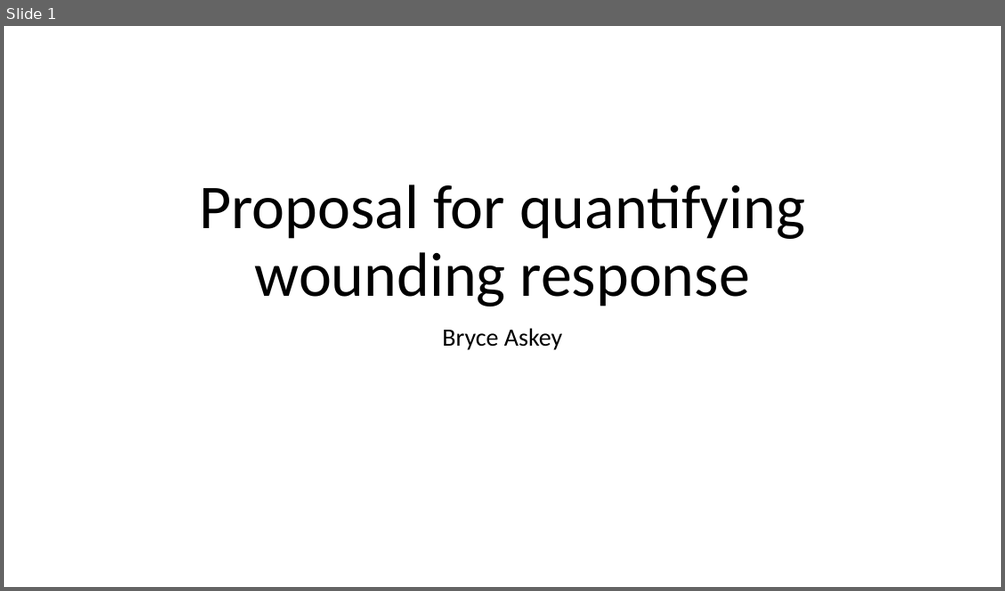
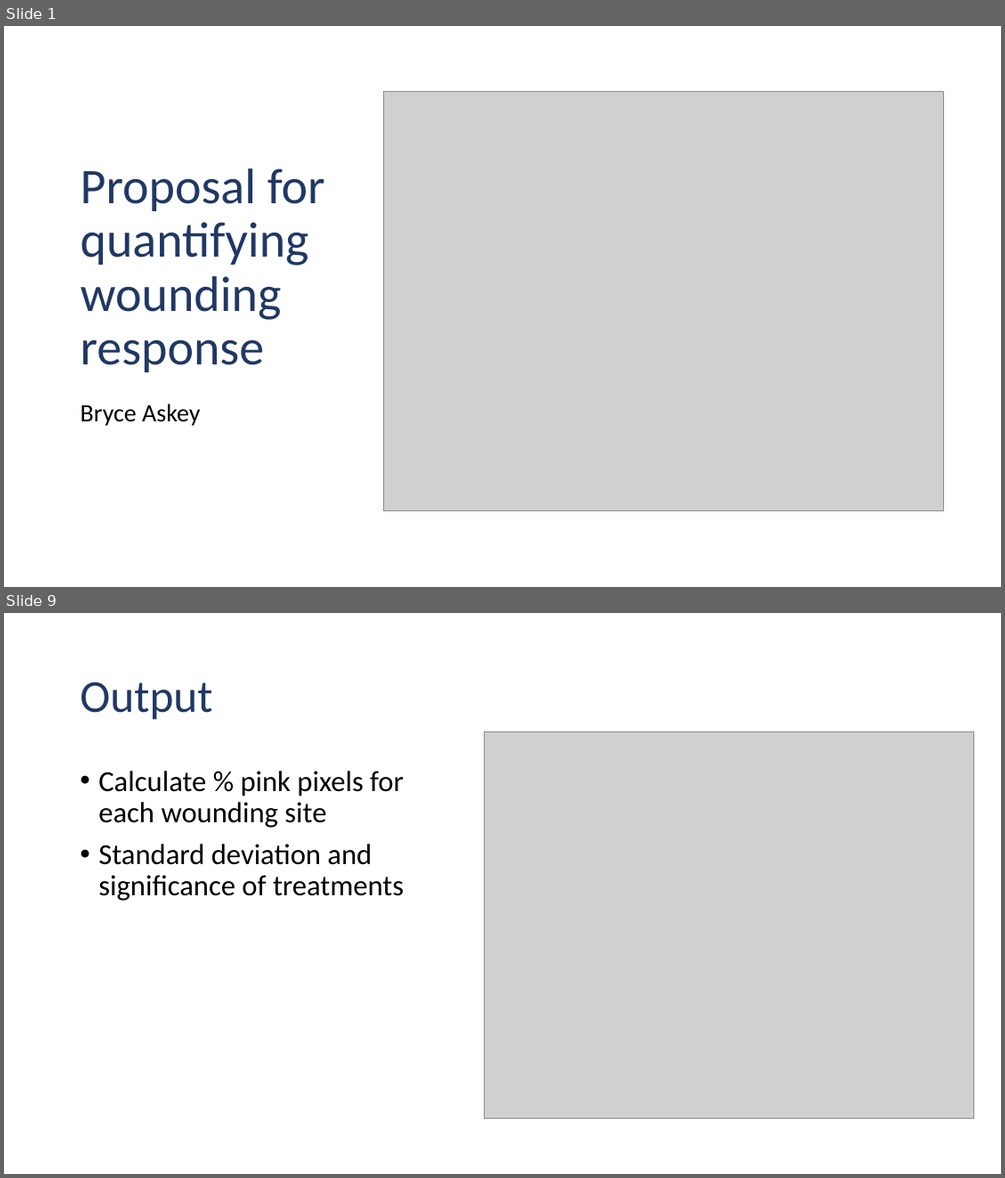
Before and after one commit to bryceaskey/woundingResponse, a slide deck: proposalOutline.pptx. Shown one above the other, each under a label of ours: slide 1 before the commit, slides 1 and 9 after it; the slides between them are not shown. The pictures are 1005x591 and 1005x1178 pixels, drawn with LibreOffice and Linux fonts; fonts in the diff are those of the drawing; grey boxes stand for pictures. Boxes give left, top, right and bottom in pixels: in the first picture for what was removed or moved away, otherwise in the second. Text is boxed around its words. In the diff, an @@ line names an element or a change of style, - is before the commit and + after.

Commit message:
Developed proposal for quantification method

```diff
--- a/proposalOutline.pptx
+++ b/proposalOutline.pptx
@@ slide 9 added at <box>4,613,1001,1174</box>, background #FFFFFF @@
@@ title added at <box>80,682,212,720</box>, 44 pt, text #203864 @@
+Output
@@ picture added at <box>484,732,974,1119</box> @@
@@ text added at <box>98,771,404,900</box>, 28 pt, text #000000 @@
+• Calculate % pink pixels for each wounding site
+• Standard deviation and significance of treatments
@@ slide 1 changed as well @@
@@ title "Proposal for quantifying wounding response": place and size @@
-title "Proposal for quantifying wounding response" at <box>199,184,805,306</box>
+title "Proposal for quantifying wounding response" at <box>81,168,325,372</box>
@@ title "Proposal for quantifying wounding response" at <box>81,168,325,372</box>: size 60 to 48 pt, text colour #000000 to #203864; alignment centre to left @@
@@ picture added at <box>383,91,944,511</box> @@
@@ subtitle "Bryce Askey": place and size @@
-subtitle "Bryce Askey" at <box>442,328,562,350</box>
+subtitle "Bryce Askey" at <box>81,403,200,426</box>
@@ subtitle "Bryce Askey" at <box>81,403,200,426</box>: alignment centre to left @@
```
Also in this commit, not shown: 7 other slides added, 1 slide removed, 18 other files.
